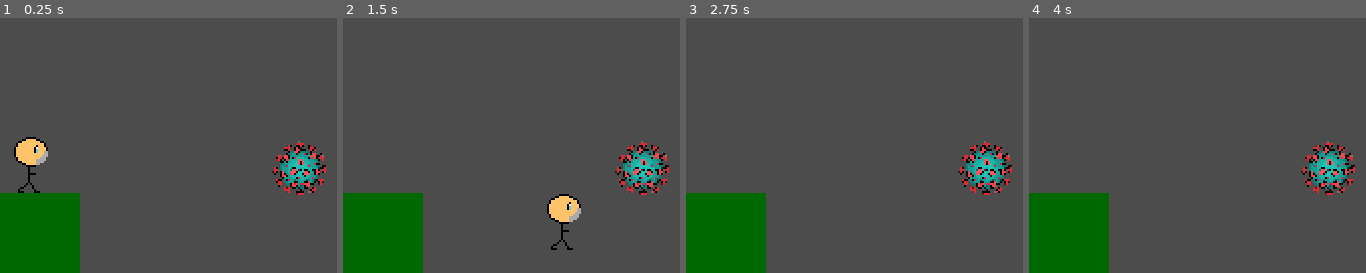
Above: before the commit, frames 1-4 (left to right).
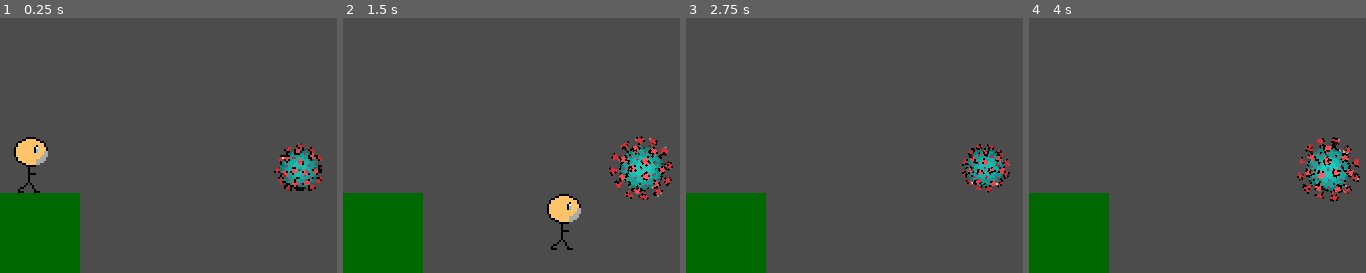
Above: after the commit, the same moments.

Repository: progsource/ssj2020_1
Game: Godot game, scene res://scenes/Game.tscn
Same seed, same stepped clock (60 frames per second), same inputs: the game is played once before the commit and once after it.
Inputs:
- Up to frame 1 (0.25 s): no input
- Up to frame 2 (1.5 s): hold Right (ui_right) from 0.53 s (still down); tap Space (ui_select) at 0.77 s
- Up to frame 3 (2.75 s): tap Space (ui_select) at 1.52 s; release Right (ui_right) at 2.03 s; hold Left (ui_left) from 2.03 s (still down)
- Up to frame 4 (4 s): release Left (ui_left) at 2.78 s; hold Right (ui_right) from 2.78 s (still down); tap Space (ui_select) at 3.02, 3.77 s

The runs differ from the first frame. In frame 1, 1.1% of the frame differs, in the area x 80-97%, y 48-70%; in frame 2, 2.2%, in the area x 78-98%, y 46-72%; in frame 3, 1.6%; in frame 4, 2.2%.
Error after the commit: Invalid get index 'speed' (on base: 'KinematicBody2D (Player.gd)'). (res://scripts/Virus.gd:55)

Commit message:
virus chases player

Diff:
--- a/code/packed/Virus.tscn
+++ b/code/packed/Virus.tscn
@@ -19,13 +19,23 @@
 hframes = 30
 frame = 9
 
-[node name="InfectionRayRight" type="RayCast2D" parent="."]
+[node name="InfectionRange1" type="RayCast2D" parent="."]
 rotation = -1.5708
 enabled = true
 
-[node name="InfectionRayLeft" type="RayCast2D" parent="."]
+[node name="InfectionRange2" type="RayCast2D" parent="."]
 rotation = 1.5708
 enabled = true
+
+[node name="ChaseRange1" type="RayCast2D" parent="."]
+rotation = 1.5708
+enabled = true
+cast_to = Vector2( 0, 150 )
+
+[node name="ChaseRange2" type="RayCast2D" parent="."]
+rotation = -1.5708
+enabled = true
+cast_to = Vector2( 0, 150 )
 
 [node name="AnimationPlayer" type="AnimationPlayer" parent="."]
 anims/Idle = ExtResource( 2 )
--- a/code/scripts/Virus.gd
+++ b/code/scripts/Virus.gd
@@ -2,24 +2,54 @@
 
 signal infected
 
-onready var infection_range = [$InfectionRayLeft, $InfectionRayRight]
+export(int, 32, 64, 1) var infection_cast_to_y : int = 32
+export(int, 72, 144, 1) var chase_cast_to_y : int = 72
+
+onready var infection_range = [$InfectionRange1, $InfectionRange2]
+onready var chase_range = [$ChaseRange1, $ChaseRange2]
 
 onready var animation_player = $AnimationPlayer
 
 var player = null
+var speed : float = 0.0
 
-func _ready():
+func _ready() -> void:
 	add_to_group("virus")
+	animation_player.play("Move")
 
-func _physics_process(_delta):
+	for infection in infection_range:
+		infection.set_cast_to(Vector2(0, infection_cast_to_y))
+	for chase in chase_range:
+		chase.set_cast_to(Vector2(0, chase_cast_to_y))
+
+func _physics_process(delta) -> void:
 	if player == null:
 		return
 
+	_check_infection_range()
+	_check_chase_range(delta)
+
+func _check_chase_range(delta) -> void:
+	for ray in chase_range:
+		if ray.is_colliding():
+			var coll = ray.get_collider()
+			if coll.name == player.name:
+				_move(delta)
+
+func _move(delta) -> void:
+	var vec_to_player = player.global_position - global_position
+	vec_to_player = vec_to_player.normalized()
+	global_rotation = atan2(vec_to_player.y, vec_to_player.x)
+	# warning-ignore:return_value_discarded
+	move_and_collide(vec_to_player * speed * delta)
+
+func _check_infection_range() -> void:
 	for ray in infection_range:
 		if ray.is_colliding():
 			var coll = ray.get_collider()
 			if coll.name == player.name:
 				emit_signal("infected")
 
-func set_player(p):
+func set_player(p) -> void:
 	player = p
+	speed = p.speed + 0.5
